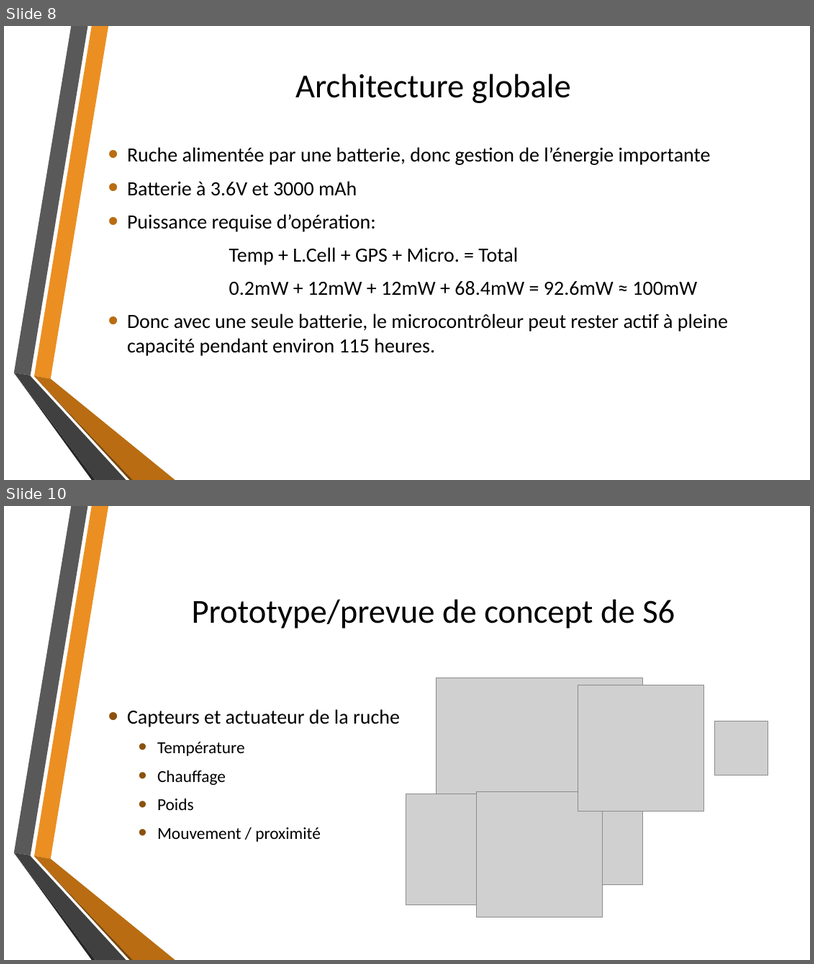
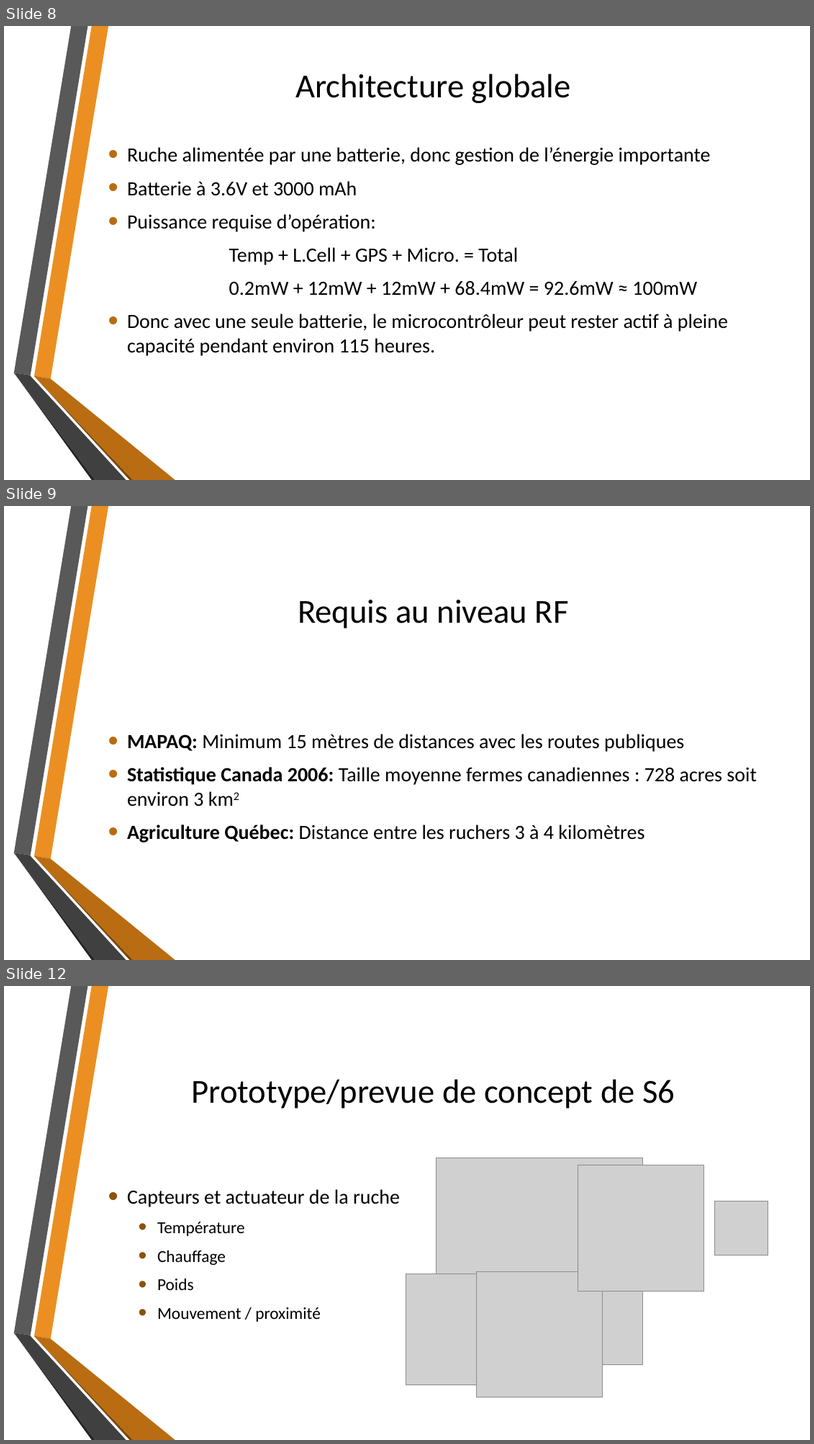
Before and after one commit to fisj2002/Projet_S6_Documentation, a slide deck: Dossier de Conception.pptx. Shown one above the other, each under a label of ours: slides 8 and 10 before the commit, slides 8, 9 and 12 after it; the slides between them are not shown. The pictures are 814x964 and 814x1444 pixels, drawn with LibreOffice and Linux fonts; fonts in the diff are those of the drawing; grey boxes stand for pictures; background and template pictures are left out. Boxes give left, top, right and bottom in pixels: in the first picture for what was removed or moved away, otherwise in the second. Text is boxed around its words. In the diff, an @@ line names an element or a change of style, - is before the commit and + after.

Commit message:
Ajout Requis RF

```diff
--- a/Dossier de Conception.pptx
+++ b/Dossier de Conception.pptx
@@ slide 9 added at box(4, 506, 810, 960), background picture (left out); not listed: 6 template elements that a slide beside it also shows @@
@@ title added at box(298, 600, 569, 628), 40 pt, text #000000 @@
+Requis au niveau RF
@@ text added at box(127, 734, 756, 842), 24 pt, text #000000 @@
+• MAPAQ: Minimum 15 mètres de distances avec les routes publiques
+• Statistique Canada 2006: Taille moyenne fermes canadiennes : 728 acres soit environ 3 km2
+• Agriculture Québec: Distance entre les ruchers 3 à 4 kilomètres
@@ what was slide 10 is now slide 12 @@
```
Also in this commit, not shown: 1 slide changed, 1 other slide added.
